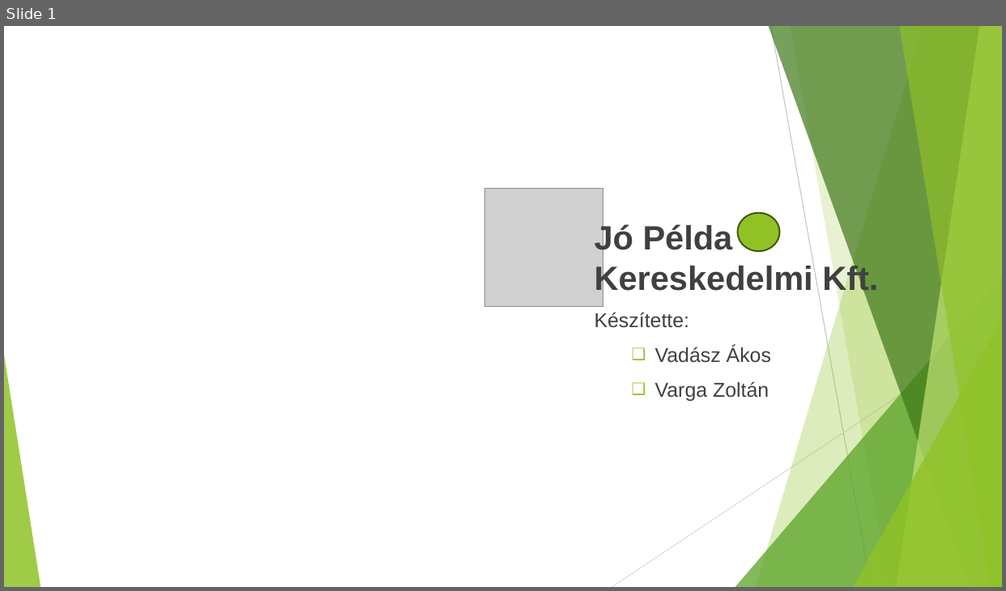
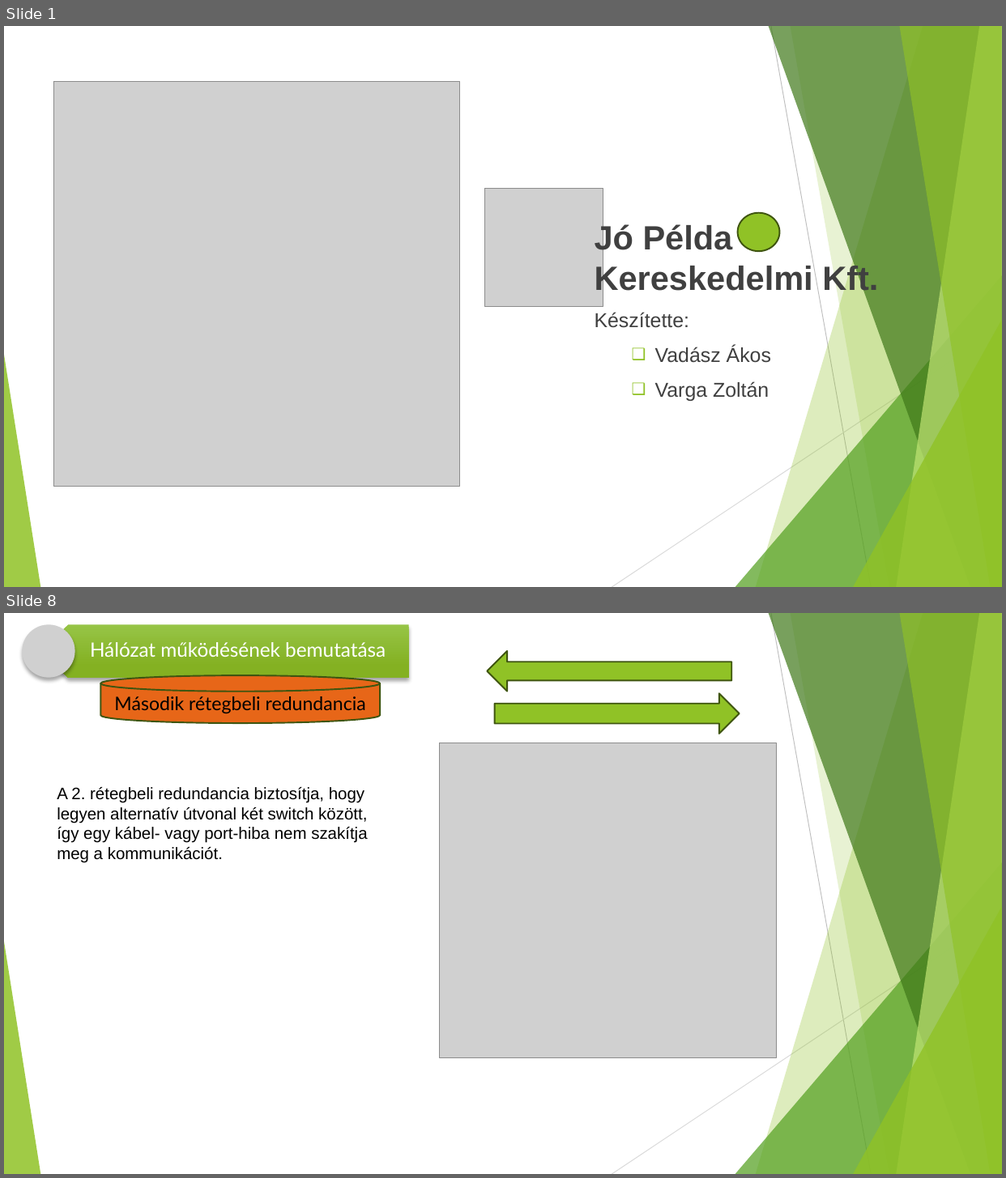
Before and after one commit to hmli83/414, a slide deck: Project_prezentacio.pptx. Shown one above the other, each under a label of ours: slide 1 before the commit, slides 1 and 8 after it; the slides between them are not shown. The pictures are 1006x591 and 1006x1178 pixels, drawn with LibreOffice and Linux fonts; fonts in the diff are those of the drawing; grey boxes stand for pictures. Boxes give left, top, right and bottom in pixels: in the first picture for what was removed or moved away, otherwise in the second. Text is boxed around its words. In the diff, an @@ line names an element or a change of style, - is before the commit and + after.

```diff
--- a/Project_prezentacio.pptx
+++ b/Project_prezentacio.pptx
@@ slide 8 added at (x1=4, y1=613, x2=1002, y2=1174), background #FFFFFF; not listed: 10 template elements that a slide beside it also shows @@
@@ picture added at (x1=22, y1=625, x2=75, y2=678) @@
@@ pentagon arrow added at (x1=41, y1=625, x2=408, y2=678), fill gradient #97C547 to #84B223 @@
@@ text added at (x1=90, y1=642, x2=386, y2=657), 19 pt, text #FFFFFF @@
+Hálózat működésének bemutatása
@@ left arrow added at (x1=487, y1=651, x2=731, y2=692), fill #90C226, outline #3F5511 1.5 pt @@
@@ cylinder added at (x1=100, y1=675, x2=380, y2=723), fill #E76618, outline #3F5511 1.5 pt, 18 pt, text #000000 @@
+Második rétegbeli redundancia
@@ right arrow added at (x1=495, y1=694, x2=740, y2=735), fill #90C226, outline #3F5511 1.5 pt @@
@@ picture added at (x1=440, y1=743, x2=777, y2=1058) @@
@@ text added at (x1=57, y1=787, x2=367, y2=863), 16 pt, text #000000 @@
+A 2. rétegbeli redundancia biztosítja, hogy legyen alternatív útvonal két switch között, így egy kábel- vagy port‑hiba nem szakítja meg a kommunikációt.
@@ slide 1 changed as well @@
@@ picture added at (x1=54, y1=81, x2=460, y2=487) @@
```
Also in this commit, not shown: 1 other slide changed, 9 other slides added, 1 slide removed.
